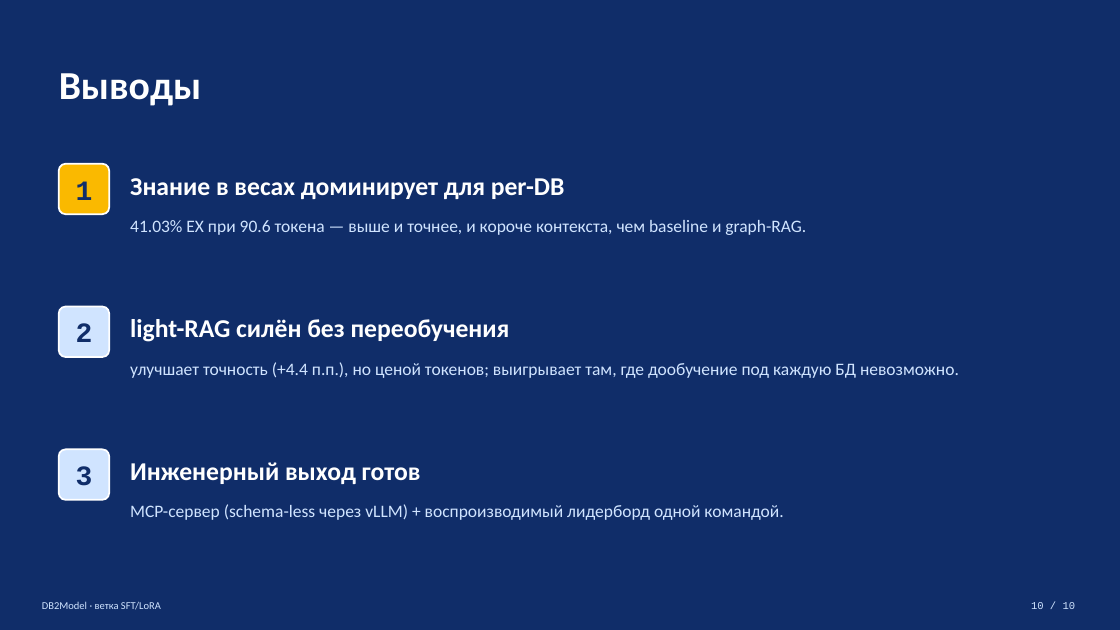
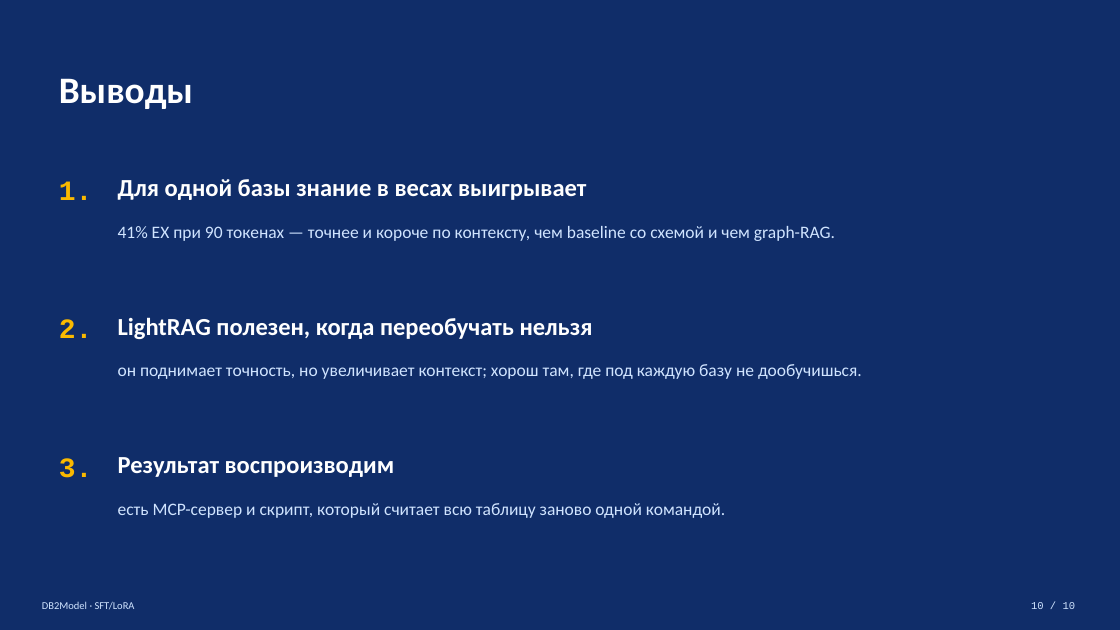
Before and after one commit to VladimirPozdeev06/db2model_lora, a slide deck: slide 10 of db2model/DB2Model_SFT_LoRA_defense.pptx. Drawn at 1120x630 pixels with LibreOffice and Linux fonts; fonts in the diff are those of the drawing. Boxes give left, top, right and bottom in pixels: in the first picture for what was removed or moved away, otherwise in the second. Text is boxed around its words. In the diff, an @@ line names an element or a change of style, - is before the commit and + after.

```diff
--- a/db2model/DB2Model_SFT_LoRA_defense.pptx
+++ b/db2model/DB2Model_SFT_LoRA_defense.pptx
@@ text "Выводы" at box(59, 78, 193, 109): size 34 to 32 pt @@
@@ rounded rectangle removed at box(59, 164, 109, 214) @@
@@ vertical alignment middle to top in 4 elements at box(59, 458, 93, 478), box(59, 319, 93, 338), box(59, 181, 93, 200), box(118, 179, 586, 200) @@
@@ text at box(118, 179, 586, 200): text changed; size 22 to 21 pt @@
-Знание в весах доминирует для per-DB
+Для одной базы знание в весах выигрывает
@@ text at box(59, 181, 93, 200): text changed; text colour #102D69 to #FAB900 @@
-1
+1.
@@ text at box(118, 226, 835, 241): text changed @@
-41.03% EX при 90.6 токена — выше и точнее, и короче контекста, чем baseline и graph-RAG.
+41% EX при 90 токенах — точнее и короче по контексту, чем baseline со схемой и чем graph-RAG.
@@ text at box(59, 319, 93, 338): text changed; text colour #102D69 to #FAB900 @@
-2
+2.
@@ rounded rectangle removed at box(59, 307, 109, 357) @@
@@ text added at box(118, 317, 593, 339), 21 pt, text #FFFFFF, bold @@
+LightRAG полезен, когда переобучать нельзя
@@ text removed at box(130, 319, 510, 342) @@
-light-RAG силён без переобучения
@@ text at box(118, 364, 862, 379): text changed @@
-улучшает точность (+4.4 п.п.), но ценой токенов; выигрывает там, где дообучение под каждую БД невозможно.
+он поднимает точность, но увеличивает контекст; хорош там, где под каждую базу не дообучишься.
@@ text at box(59, 458, 93, 478): text changed; text colour #102D69 to #FAB900 @@
-3
+3.
@@ rounded rectangle removed at box(59, 450, 109, 500) @@
@@ text added at box(118, 457, 395, 477), 21 pt, text #FFFFFF, bold @@
+Результат воспроизводим
@@ text removed at box(130, 462, 421, 484) @@
-Инженерный выход готов
@@ text at box(118, 503, 725, 518): text changed @@
-MCP-сервер (schema-less через vLLM) + воспроизводимый лидерборд одной командой.
+есть MCP-сервер и скрипт, который считает всю таблицу заново одной командой.
@@ text at box(42, 601, 135, 609): text changed @@
-DB2Model · ветка SFT/LoRA
+DB2Model · SFT/LoRA
```
Also in this commit, not shown: 8 other slides changed, 1 slide added, 1 slide removed.
